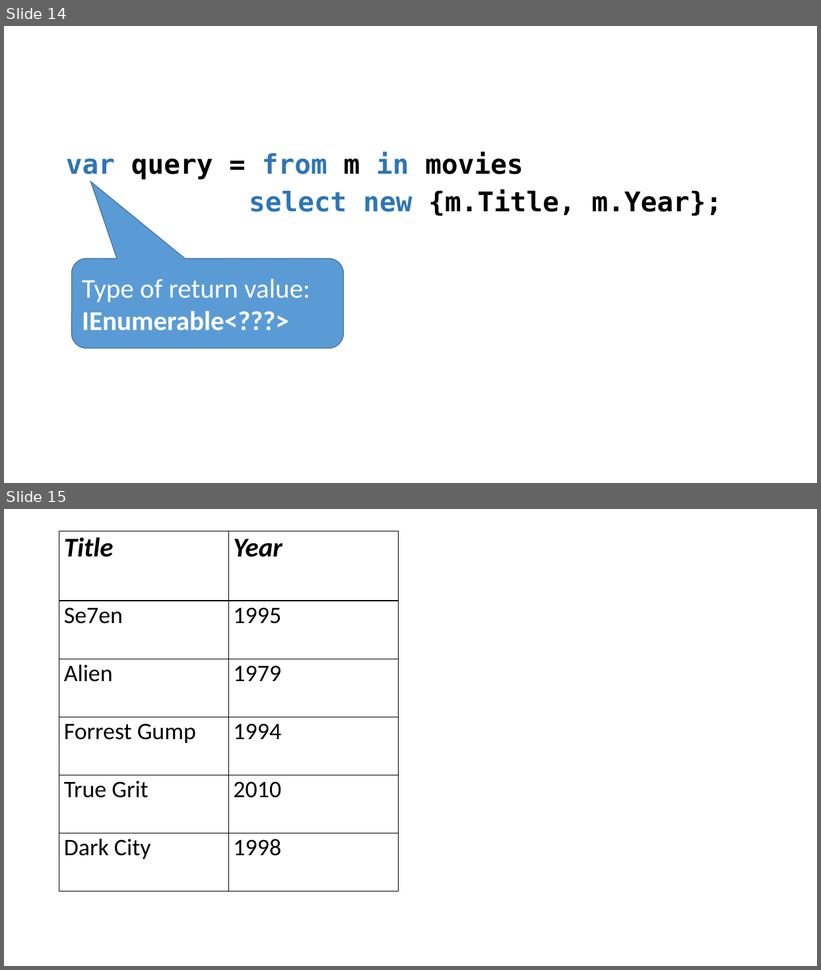
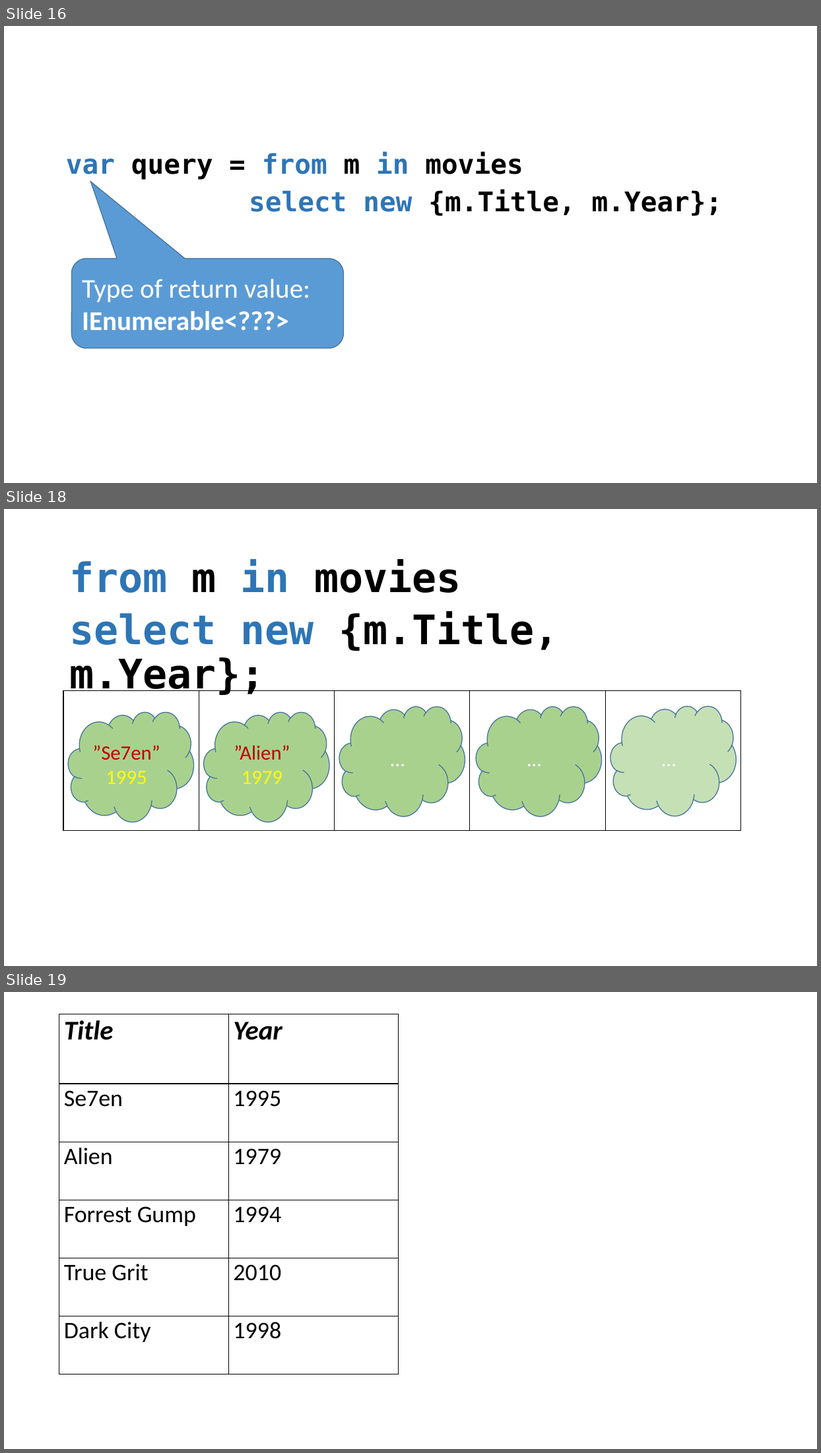
Before and after one commit to perslaursen/OOProg22, a slide deck: Chap/Prog03/Presentations/LINQ.pptx. Shown one above the other, each under a label of ours: slides 14 and 15 before the commit, slides 16, 18 and 19 after it; the slides between them are not shown. The pictures are 821x970 and 821x1453 pixels, drawn with LibreOffice and Linux fonts; fonts in the diff are those of the drawing. Boxes give left, top, right and bottom in pixels: in the first picture for what was removed or moved away, otherwise in the second. Text is boxed around its words. In the diff, an @@ line names an element or a change of style, - is before the commit and + after.

```diff
--- a/Chap/Prog03/Presentations/LINQ.pptx
+++ b/Chap/Prog03/Presentations/LINQ.pptx
@@ slide 18 added at bbox=[4, 509, 817, 966], background #FFFFFF @@
@@ text added at bbox=[69, 559, 559, 697], 48 pt, text #000000, bold @@
+from m in movies
+select new {m.Title, m.Year};
@@ table added at bbox=[63, 691, 741, 831], 1 rows, 5 columns @@
+ |  |  |  | 
@@ cloud added at bbox=[339, 706, 465, 817], fill #A9D18E, outline #43739E 1 pt, 24 pt, text #FFFFFF @@
+…
@@ cloud added at bbox=[476, 706, 602, 817], fill #A9D18E, outline #43739E 1 pt, 24 pt, text #FFFFFF @@
+…
@@ cloud added at bbox=[611, 706, 737, 816], fill #C5E0B4, outline #43739E 1 pt, 24 pt, text #FFFFFF @@
+…
@@ cloud added at bbox=[68, 712, 193, 822], fill #A9D18E, outline #43739E 1 pt, 24 pt, text #C00000 @@
+”Se7en”
+1995
@@ cloud added at bbox=[204, 712, 330, 822], fill #A9D18E, outline #43739E 1 pt, 24 pt, text #C00000 @@
+”Alien”
+1979
@@ what was slide 14 is now slide 16 @@
@@ what was slide 15 is now slide 19 @@
```
Also in this commit, not shown: 2 slides changed, 13 other slides added, 1 slide removed, 22 other files.
